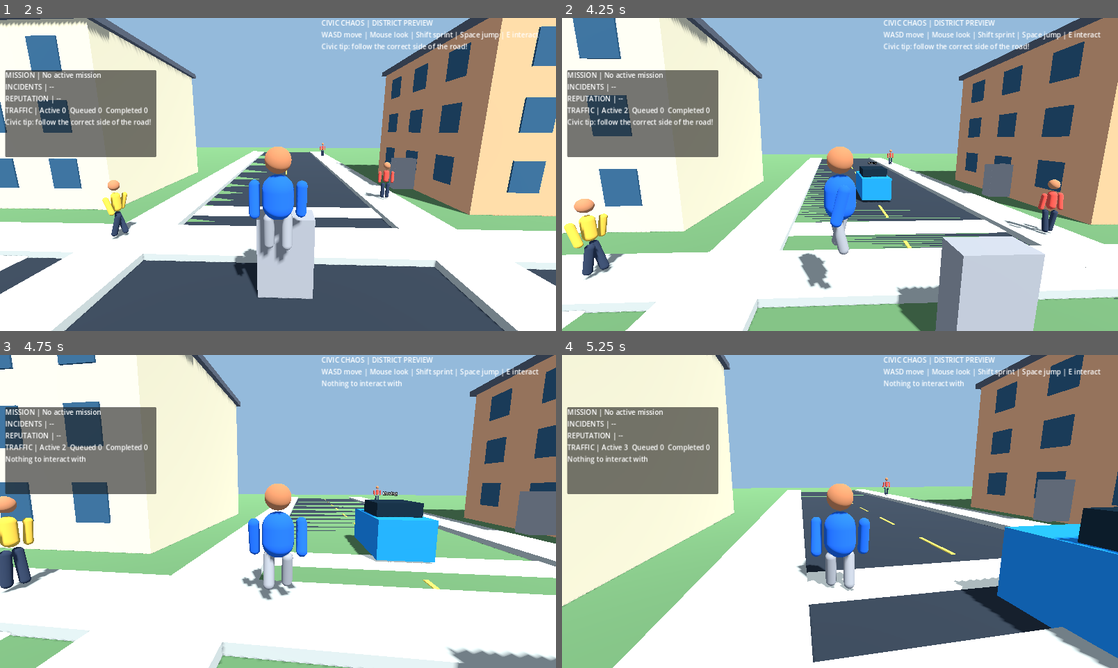
Above: before the commit, frames 1-4 (two rows, left to right).
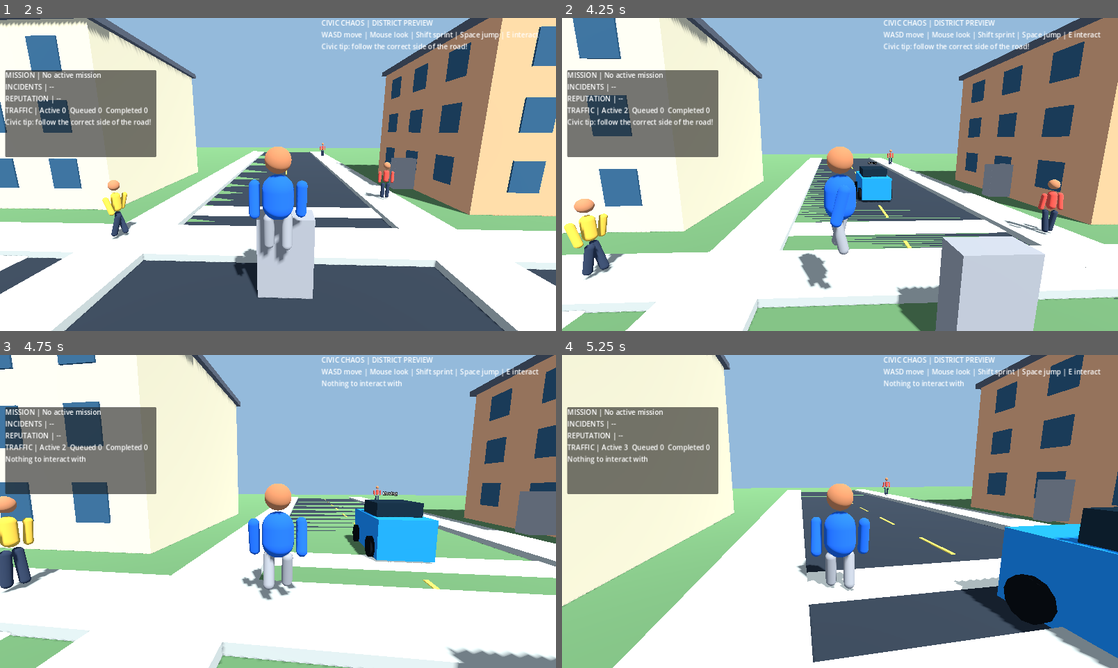
Above: after the commit, the same moments.

Repository: gauravprajapat-23/civic-chaos
Game: Godot game, scene res://scenes/core/menu.tscn
The game is run twice, just before and just after one commit, with the same random seed, the same clock (stepped at 60 frames per second) and the same inputs.
Inputs (mouse positions are in pixels of both pictures, inside the frame that each line leads up to):
- Up to frame 1 (2 s): click "Start Game" at 0.5 s; tap Enter at 1.25 s; move the mouse to (272, 180) at 1.27 s; hold W (move_forward) from 1.28 s (still down); hold E (interact) from 1.28 s (still down); tap Space (jump) at 1.52 s
- Up to frame 2 (4.25 s): move the mouse to (878, 177) at 2.02 s; release E (interact) at 2.03 s; tap Shift (sprint) at 2.1, 3.6 s; tap Space (jump) at 2.27, 3.77 s; move the mouse to (795, 171) at 2.77 s; hold E (interact) 2.78-3.53 s; move the mouse to (845, 174) at 3.52 s; release W (move_forward) at 3.53 s; hold A (move_left) from 3.53 s (still down)
- Up to frame 3 (4.75 s): move the mouse to (255, 505) at 4.27 s; release A (move_left) at 4.28 s; hold W (move_forward) from 4.28 s (still down); hold E (interact) from 4.28 s (still down); tap Space (jump) at 4.52 s
- Up to frame 4 (5.25 s): keep holding W (move_forward); move the mouse to (867, 511) at 5.02 s; release E (interact) at 5.03 s; tap Shift (sprint) at 5.1 s

Frame 1 is identical in both runs. In frame 2, less than 0.1% of the frame differs, in the area x 52-60%, y 52-59%; in frame 3, 0.2%; in frame 4, 1.2%, in the area x 79-90%, y 70-87%.

Commit message:
feat(traffic): add four visible rubber wheels to prototype cars

Diff:
--- a/scenes/traffic/vehicle_agent.tscn
+++ b/scenes/traffic/vehicle_agent.tscn
@@ -19,6 +19,16 @@
 [sub_resource type="BoxMesh" id="CabinMesh"]
 size = Vector3(1.35, 0.55, 1.5)
 
+[sub_resource type="CylinderMesh" id="WheelMesh"]
+top_radius = 0.34
+bottom_radius = 0.34
+height = 0.18
+radial_segments = 12
+
+[sub_resource type="StandardMaterial3D" id="Rubber"]
+albedo_color = Color(0.07, 0.08, 0.09, 1)
+roughness = 1.0
+
 [node name="VehicleAgent" type="Node3D"]
 script = ExtResource("1_agent")
 
@@ -32,6 +42,31 @@
 mesh = SubResource("CabinMesh")
 material_override = SubResource("WindowGlass")
 
+
+[node name="Wheel_L_Front" type="MeshInstance3D" parent="."]
+position = Vector3(-0.83, 0.36, -0.95)
+rotation_degrees = Vector3(0, 0, 90)
+mesh = SubResource("WheelMesh")
+material_override = SubResource("Rubber")
+
+[node name="Wheel_L_Rear" type="MeshInstance3D" parent="."]
+position = Vector3(-0.83, 0.36, 0.95)
+rotation_degrees = Vector3(0, 0, 90)
+mesh = SubResource("WheelMesh")
+material_override = SubResource("Rubber")
+
+[node name="Wheel_R_Front" type="MeshInstance3D" parent="."]
+position = Vector3(0.83, 0.36, -0.95)
+rotation_degrees = Vector3(0, 0, 90)
+mesh = SubResource("WheelMesh")
+material_override = SubResource("Rubber")
+
+[node name="Wheel_R_Rear" type="MeshInstance3D" parent="."]
+position = Vector3(0.83, 0.36, 0.95)
+rotation_degrees = Vector3(0, 0, 90)
+mesh = SubResource("WheelMesh")
+material_override = SubResource("Rubber")
+
 [node name="CollisionBody" type="StaticBody3D" parent="."]
 collision_layer = 4
 collision_mask = 0
Not shown: 1 places in scenes/traffic/vehicle_agent.tscn that only renumber resources
